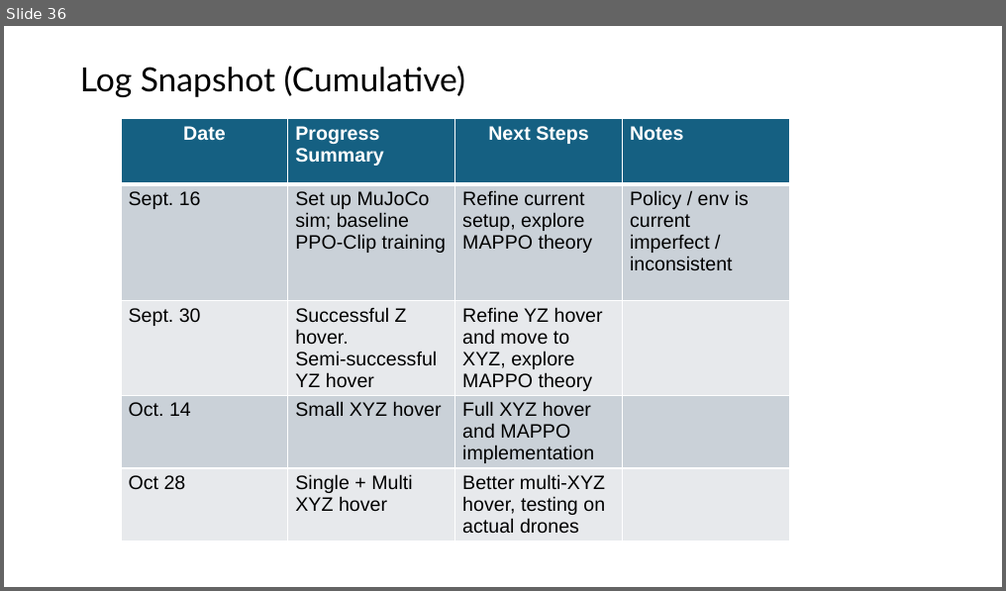
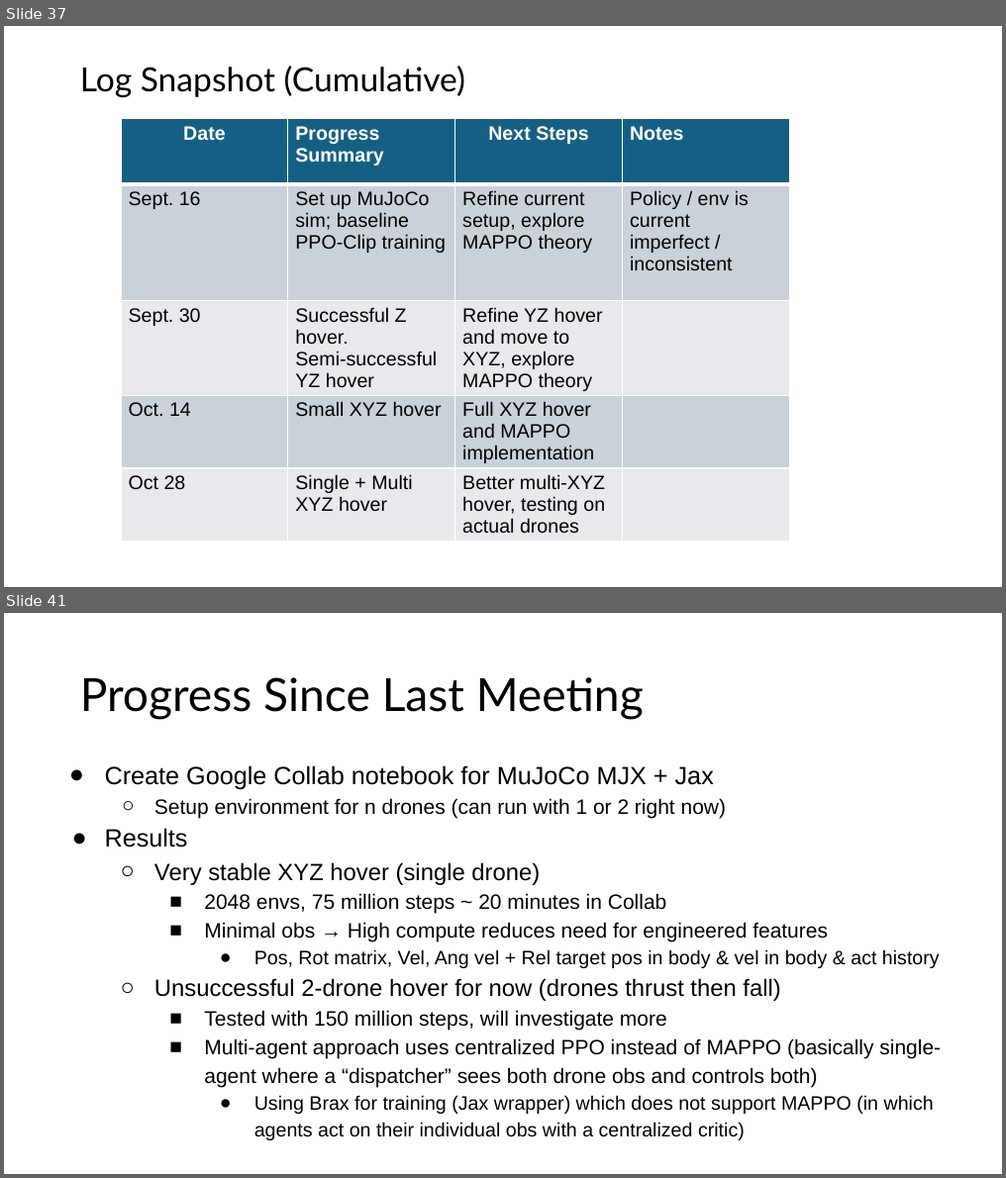
Before and after one commit to shazia-dewan/multi-agentCrazyflieLift, a slide deck: docs/MIRL LAB Honours Project Bi-Weekly Update.pptx. Shown one above the other, each under a label of ours: slide 36 before the commit, slides 37 and 41 after it; the slides between them are not shown. The pictures are 1006x591 and 1006x1178 pixels, drawn with LibreOffice and Linux fonts; fonts in the diff are those of the drawing. Boxes give left, top, right and bottom in pixels: in the first picture for what was removed or moved away, otherwise in the second. Text is boxed around its words. In the diff, an @@ line names an element or a change of style, - is before the commit and + after.

Commit message:
Notebook updates + slides for this week

```diff
--- a/docs/MIRL LAB Honours Project Bi-Weekly Update.pptx
+++ b/docs/MIRL LAB Honours Project Bi-Weekly Update.pptx
@@ slide 41 added at <box>4,613,1002,1174</box>, background #FFFFFF @@
@@ title added at <box>80,677,644,720</box>, 33 pt, text #000000 @@
+Progress Since Last Meeting
@@ text added at <box>105,765,941,1141</box>, 15 pt, text #000000 @@
+● Create Google Collab notebook for MuJoCo MJX + Jax
+  ○ Setup environment for n drones (can run with 1 or 2 right now)
+● Results
+  ○ Very stable XYZ hover (single drone)
+    ■ 2048 envs, 75 million steps ~ 20 minutes in Collab
+    ■ Minimal obs → High compute reduces need for engineered features
+      ● Pos, Rot matrix, Vel, Ang vel + Rel target pos in body & vel in body & act history
+  ○ Unsuccessful 2-drone hover for now (drones thrust then fall)
+    ■ Tested with 150 million steps, will investigate more
+    ■ Multi-agent approach uses centralized PPO instead of MAPPO (basically single-agent where a “dispatcher” sees both drone obs and controls both)
+      ● Using Brax for training (Jax wrapper) which does not support MAPPO (in which agents act on their individual obs with a centralized critic)
@@ what was slide 36 is now slide 37 @@
```
Also in this commit, not shown: 8 other slides added, 1 other file.
